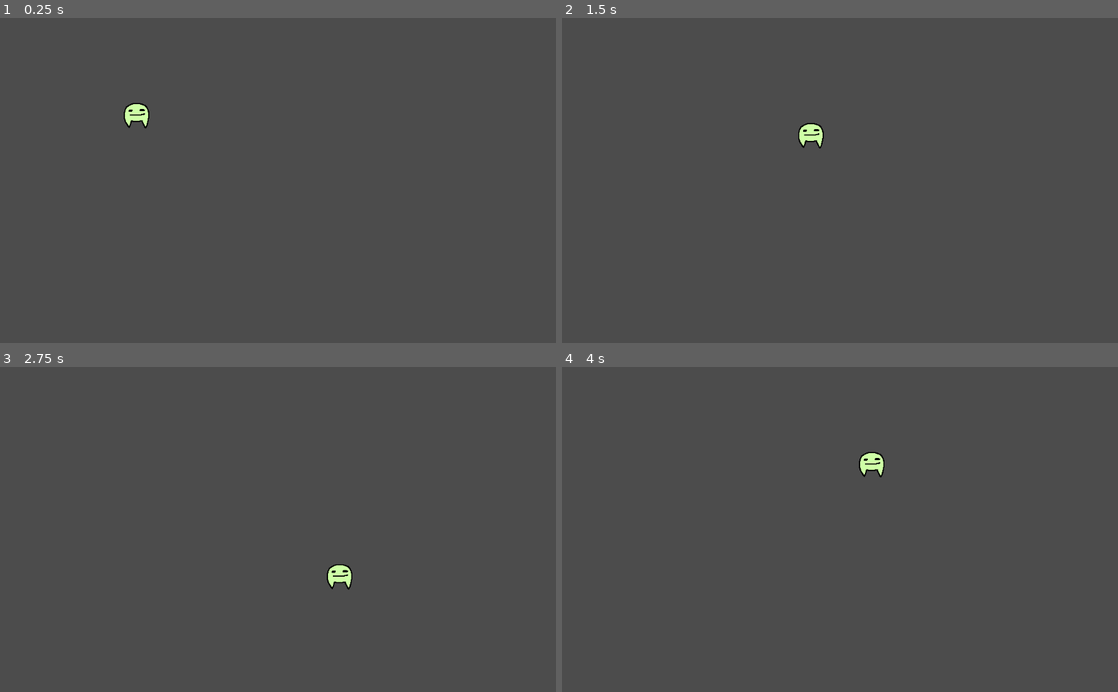
Above: before the commit, frames 1-4 (two rows, left to right).
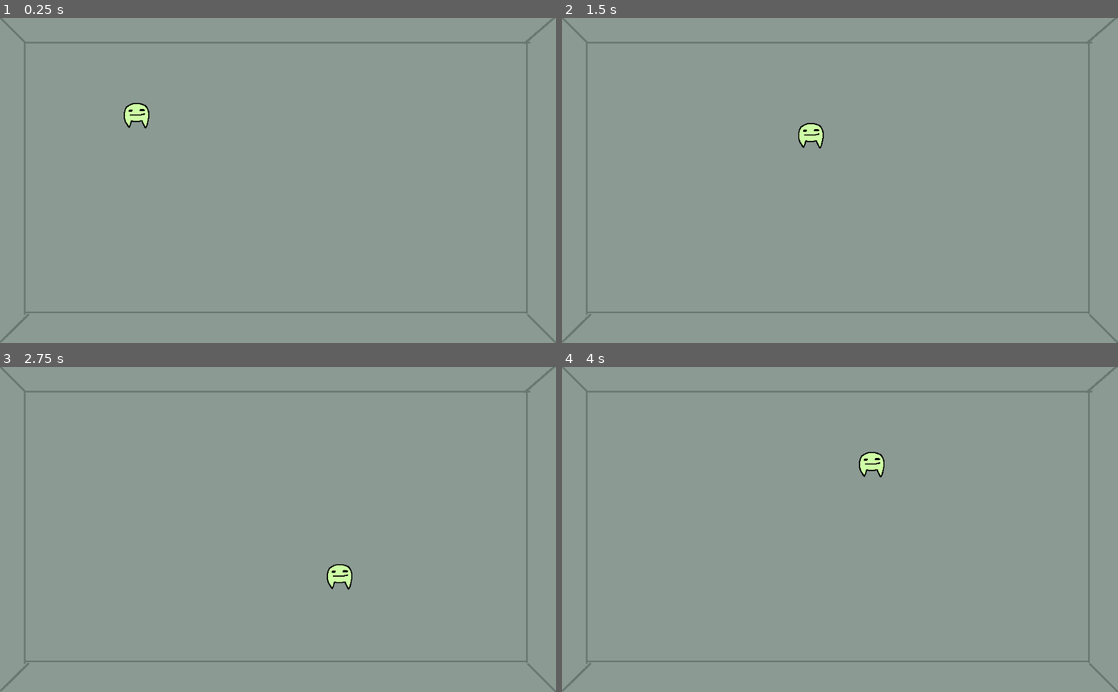
Above: after the commit, the same moments.

Repository: actually-reb/fenrir-2020
Game: Godot game, scene res://scene/Main.tscn
Two runs of this game, one before a commit and one after it. Both use one fixed random seed, a clock stepped at 60 frames per second and the inputs below.
Inputs:
- Up to frame 1 (0.25 s): no input
- Up to frame 2 (1.5 s): tap Enter at 0.5 s; hold D (move_right) 0.53-1.28 s; hold S (move_down) from 1.28 s (still down)
- Up to frame 3 (2.75 s): release S (move_down) at 2.03 s; hold D (move_right) from 2.03 s (still down)
- Up to frame 4 (4 s): release D (move_right) at 2.78 s; hold W (move_up) 2.78-3.53 s; hold A (move_left) from 3.53 s (still down)

The runs differ from the first frame. In frame 1, 100% of the frame differs, in the area x 0-100%, y 0-100%; in frame 2, 100%; in frame 3, 100%; in frame 4, 100%.

Commit message:
added floor to room

Diff:
--- a/scene/Room.tscn
+++ b/scene/Room.tscn
@@ -1,8 +1,44 @@
-[gd_scene load_steps=2 format=2]
+[gd_scene load_steps=7 format=2]
 
 [ext_resource path="res://entity/Player.tscn" type="PackedScene" id=1]
+[ext_resource path="res://sprite/floor.png" type="Texture" id=2]
+
+[sub_resource type="RectangleShape2D" id=1]
+extents = Vector2( 477.132, 23.6911 )
+
+[sub_resource type="RectangleShape2D" id=2]
+extents = Vector2( 21.4123, 252.673 )
+
+[sub_resource type="RectangleShape2D" id=3]
+extents = Vector2( 483.867, 23.6911 )
+
+[sub_resource type="RectangleShape2D" id=4]
+extents = Vector2( 24.7797, 262.776 )
 
 [node name="Room" type="Node2D"]
 
+[node name="Floor" type="StaticBody2D" parent="."]
+z_index = -1
+
+[node name="Sprite" type="Sprite" parent="Floor"]
+texture = ExtResource( 2 )
+centered = false
+
+[node name="CollisionShape2D" type="CollisionShape2D" parent="Floor"]
+position = Vector2( 512.965, 22.4492 )
+shape = SubResource( 1 )
+
+[node name="CollisionShape2D2" type="CollisionShape2D" parent="Floor"]
+position = Vector2( 22.4492, 295.208 )
+shape = SubResource( 2 )
+
+[node name="CollisionShape2D3" type="CollisionShape2D" parent="Floor"]
+position = Vector2( 515.21, 570.211 )
+shape = SubResource( 3 )
+
+[node name="CollisionShape2D4" type="CollisionShape2D" parent="Floor"]
+position = Vector2( 996.746, 299.697 )
+shape = SubResource( 4 )
+
 [node name="Player" parent="." instance=ExtResource( 1 )]
 position = Vector2( 251, 180 )
